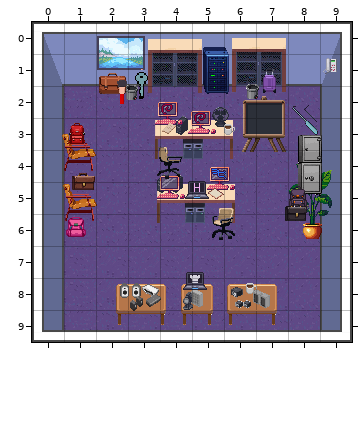
Two versions of a level (Tiled map (JSON), public/break_escape/assets/rooms/room_IT.tmj). Above: the version before the commit.
Cells are 32x32 px. Shown: x 0..9, y 0..9. Not drawn, because the pictures are missing: unchanged layer "doors".
The same view after the edit:
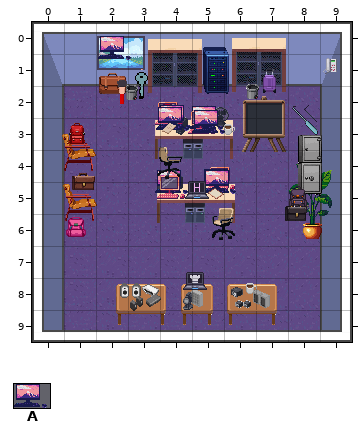
Key: from "objects": A 351 "siem_dashboard".
Objects are placed by their top-left corner, in cells (3,4 is the top-left corner of cell 3,4); size is 1x1 cell unless given.
Diff:
Layer "conditional_table_items":
added: A "siem_dashboard" at 3.9,2.6 size 1.1x0.8
added: A "siem_dashboard" at 4.9,2.6 size 1.1x0.8
added: A "siem_dashboard" at 3.9,2.7 size 1.1x0.8
added: A "siem_dashboard" at 5,2.8 size 1.1x0.8
added: A "siem_dashboard" at 5.3,4.6 size 1.1x0.8
added: A "siem_dashboard" at 3.9,4.6 size 1.1x0.8
added: A "siem_dashboard" at 5.4,4.6 size 1.1x0.8
Layer "conditional_items":
added: A "siem_dashboard" at 2,0.4 size 1.1x0.8
Changed places in both pictures, as pixel boxes (x1, y1, x2, y2):
added: (98, 36, 131, 60)
added: (156, 105, 225, 134)
added: (204, 169, 236, 194)
added: (155, 170, 188, 194)
